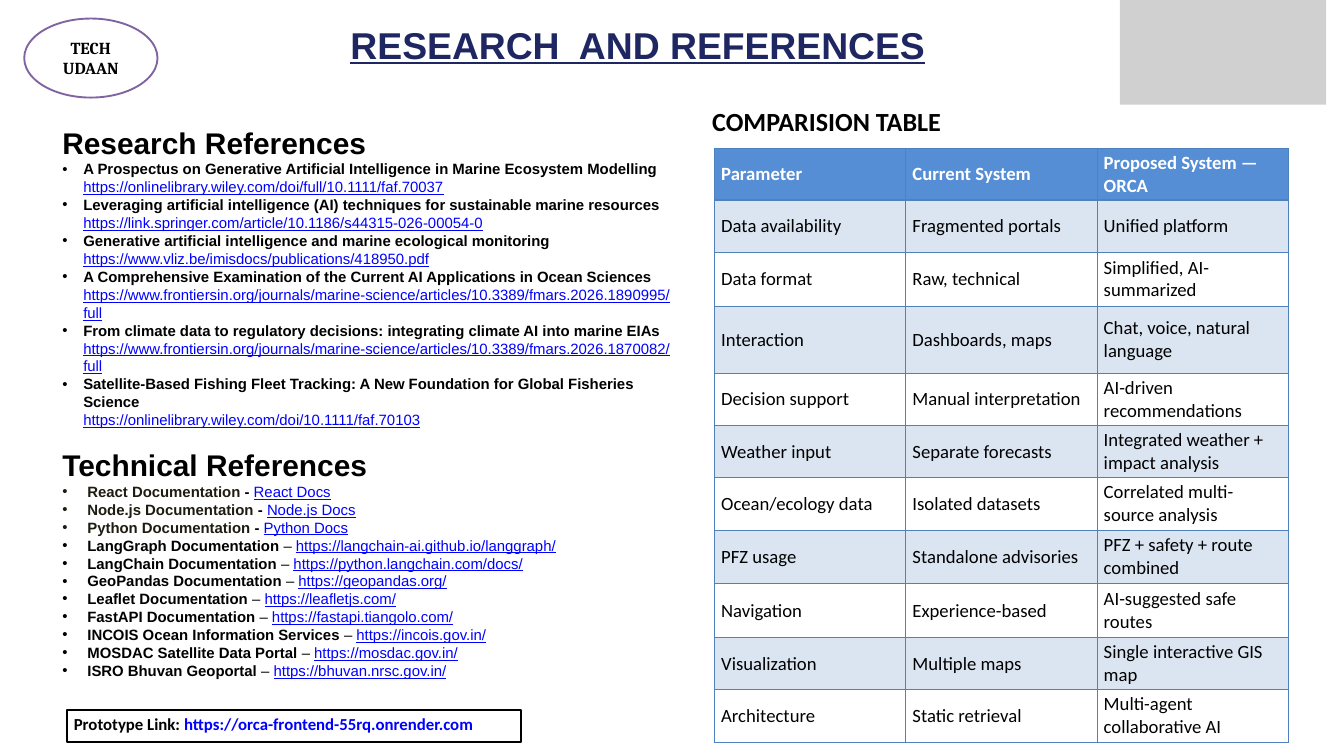
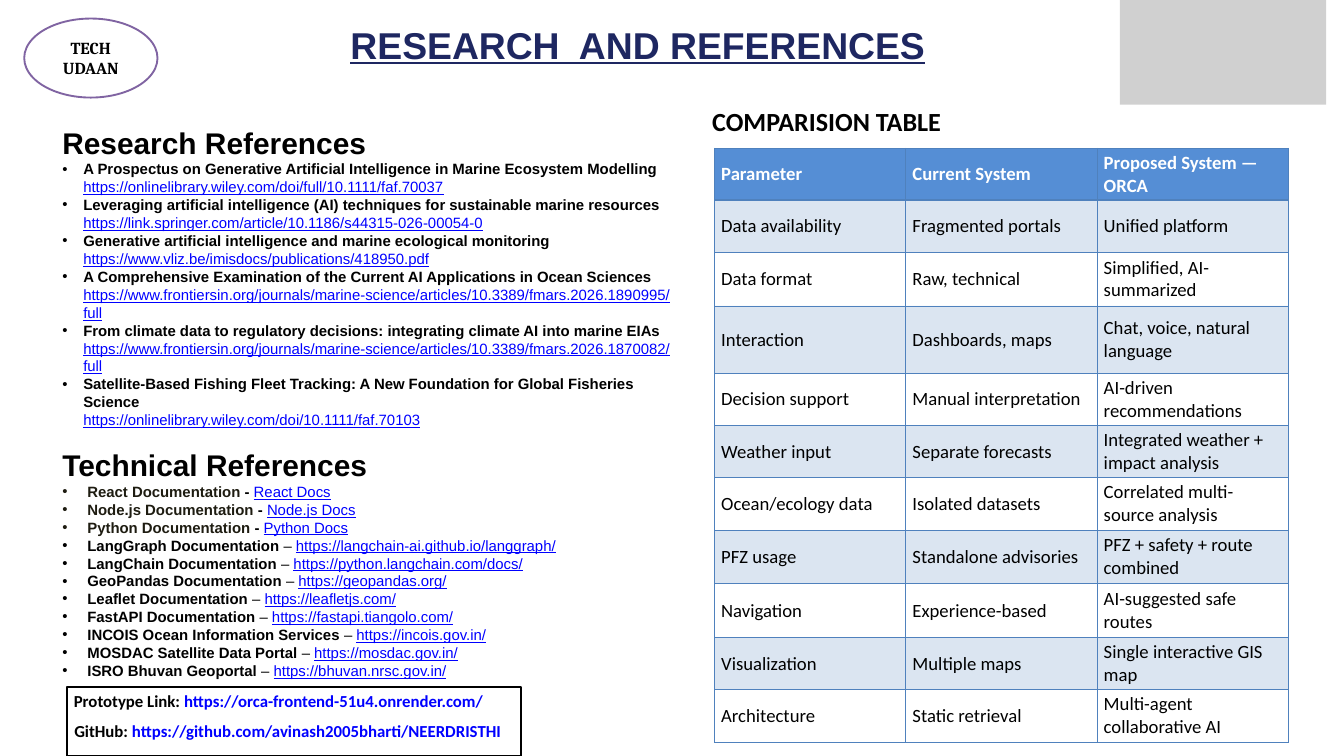
Before and after one commit to avinash2005bharti/NEERDRISTHI, a slide deck: slide 6 of SIH26176.pptx. Drawn at 1344x756 pixels with LibreOffice and Linux fonts; fonts in the diff are those of the drawing; grey boxes stand for pictures. Boxes give left, top, right and bottom in pixels: in the first picture for what was removed or moved away, otherwise in the second. Text is boxed around its words. In the diff, an @@ line names an element or a change of style, - is before the commit and + after.

```diff
--- a/SIH26176.pptx
+++ b/SIH26176.pptx
@@ rectangle: place and size @@
-rectangle at box(67, 710, 521, 742)
+rectangle at box(67, 687, 521, 756)
@@ text at box(74, 695, 483, 710): text changed @@
-Prototype Link: https://orca-frontend-55rq.onrender.com
+Prototype Link: https://orca-frontend-51u4.onrender.com/
@@ text added at box(74, 725, 501, 740), 18 pt, text #0000FF, bold @@
+GitHub: https://github.com/avinash2005bharti/NEERDRISTHI
```
Also in this commit, not shown: 8 other files.
